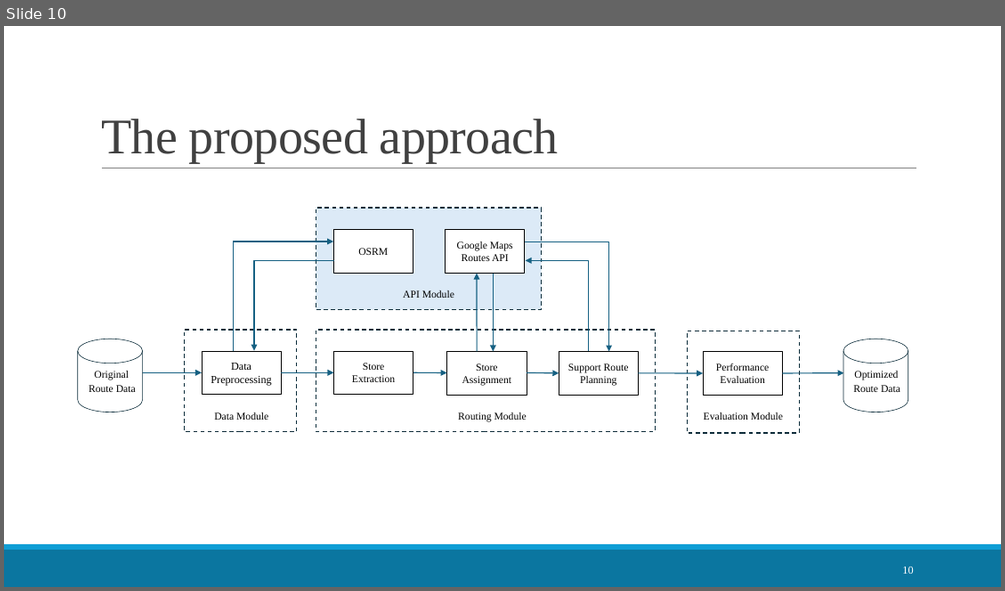
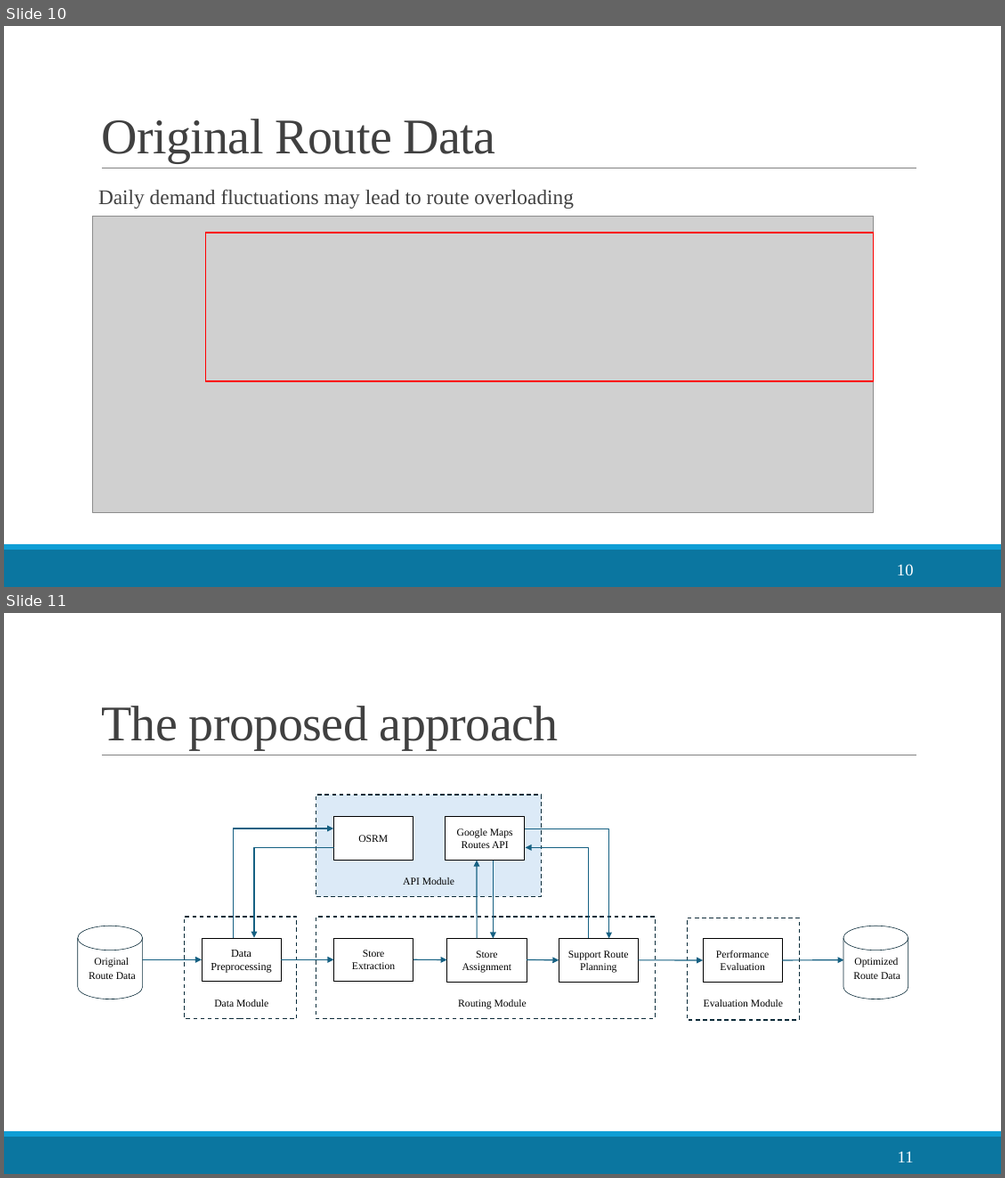
Before and after one commit to LloydGain/114_NTUT_Thesis, a slide deck: docs/thesis/114_楊宏傑_口試簡報.pptx. Shown one above the other, each under a label of ours: slide 10 before the commit, slides 10 and 11 after it. The pictures are 1005x591 and 1005x1178 pixels, drawn with LibreOffice and Linux fonts; fonts in the diff are those of the drawing; grey boxes stand for pictures. Boxes give left, top, right and bottom in pixels: in the first picture for what was removed or moved away, otherwise in the second. Text is boxed around its words. In the diff, an @@ line names an element or a change of style, - is before the commit and + after.

```diff
--- a/docs/thesis/114_楊宏傑_口試簡報.pptx
+++ b/docs/thesis/114_楊宏傑_口試簡報.pptx
@@ slide 10 added at (4,26,1001,587), background #FFFFFF; not listed: 3 template elements that a slide beside it also shows @@
@@ title added at (101,119,496,163), 48 pt, text #404040 @@
+Original Route Data
@@ text added at (98,189,574,208), 20 pt, text #404040 @@
+Daily demand fluctuations may lead to route overloading
@@ picture added at (92,216,874,512) @@
@@ rectangle added at (206,232,874,381), outline #FF0000 1.25 pt @@
@@ page number added at (897,564,914,575), 16 pt, text #FFFFFF @@
+10
@@ what was slide 10 is now slide 11 @@
@@ page number at (898,1151,914,1162): text changed; size 10.5 to 16 pt @@
-10
+11
```
Also in this commit, not shown: 9 slides changed, 4 other slides added.
